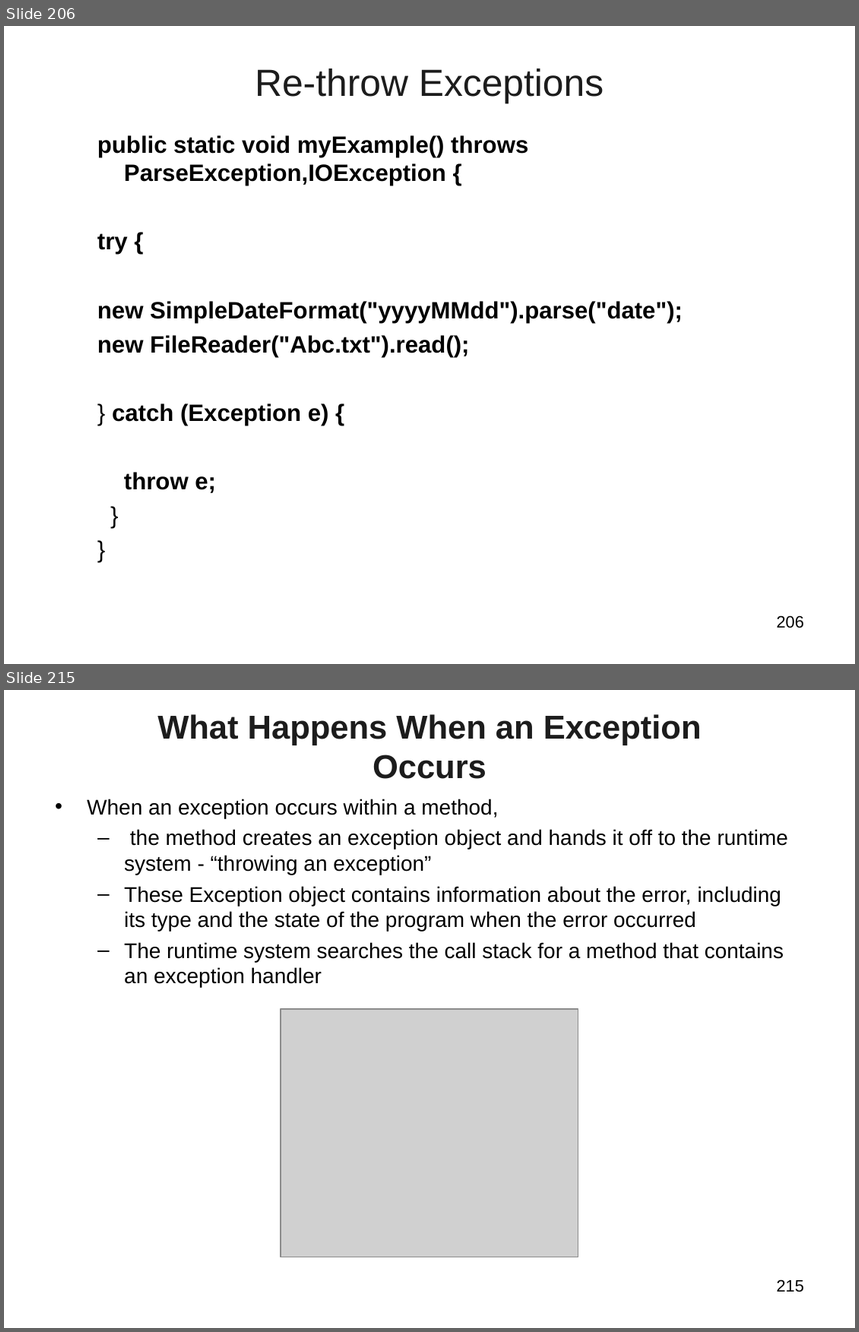
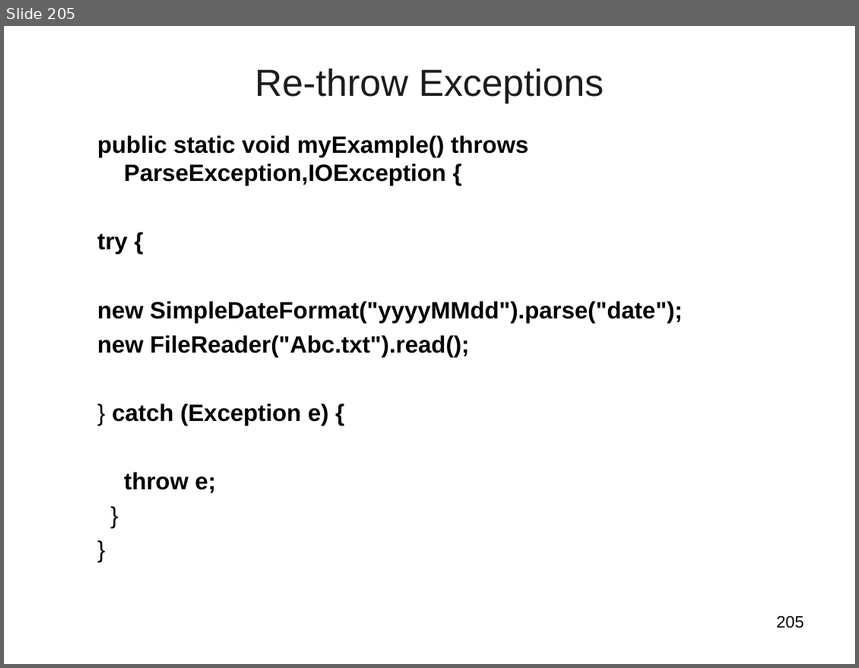
Before and after one commit to vatsanTraining/corejava, a slide deck: JavaModule01_HSBC_2020.ppt. Shown one above the other, each under a label of ours: slides 206 and 215 before the commit, slide 205 after it; the slides between them are not shown. The pictures are 859x1332 and 859x668 pixels, drawn with LibreOffice and Linux fonts; fonts in the diff are those of the drawing; grey boxes stand for pictures; background and template pictures are left out. Boxes give left, top, right and bottom in pixels: in the first picture for what was removed or moved away, otherwise in the second. Text is boxed around its words. In the diff, an @@ line names an element or a change of style, - is before the commit and + after.

```diff
--- a/JavaModule01_HSBC_2020.ppt
+++ b/JavaModule01_HSBC_2020.ppt
@@ slide 215 removed at box(4, 690, 855, 1328), background picture (left out) @@
@@ title removed at box(158, 714, 702, 779) @@
-What Happens When an Exception
-Occurs
@@ text removed at box(87, 799, 788, 988) @@
-• When an exception occurs within a method,
-  – the method creates an exception object and hands it off to the runtime system - “throwing an exception”
-  – These Exception object contains information about the error, including its type and the state of the program when the error occurred
-  – The runtime system searches the call stack for a method that contains an exception handler
@@ picture removed at box(281, 1009, 579, 1258) @@
@@ page number removed at box(777, 1280, 804, 1293) @@
-215
@@ what was slide 206 is now slide 205 @@
@@ page number at box(777, 616, 804, 629): text changed @@
-206
+205
```
Also in this commit, not shown: 7 slides changed, 73 other slides removed.
